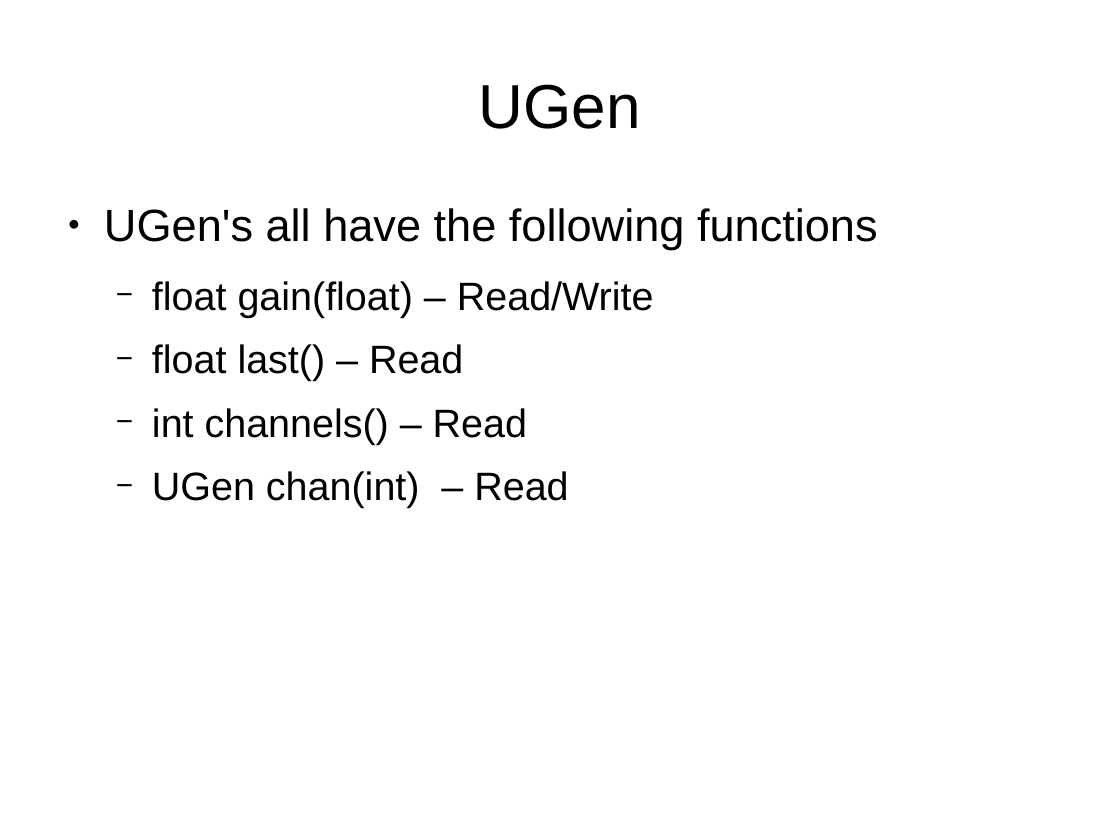
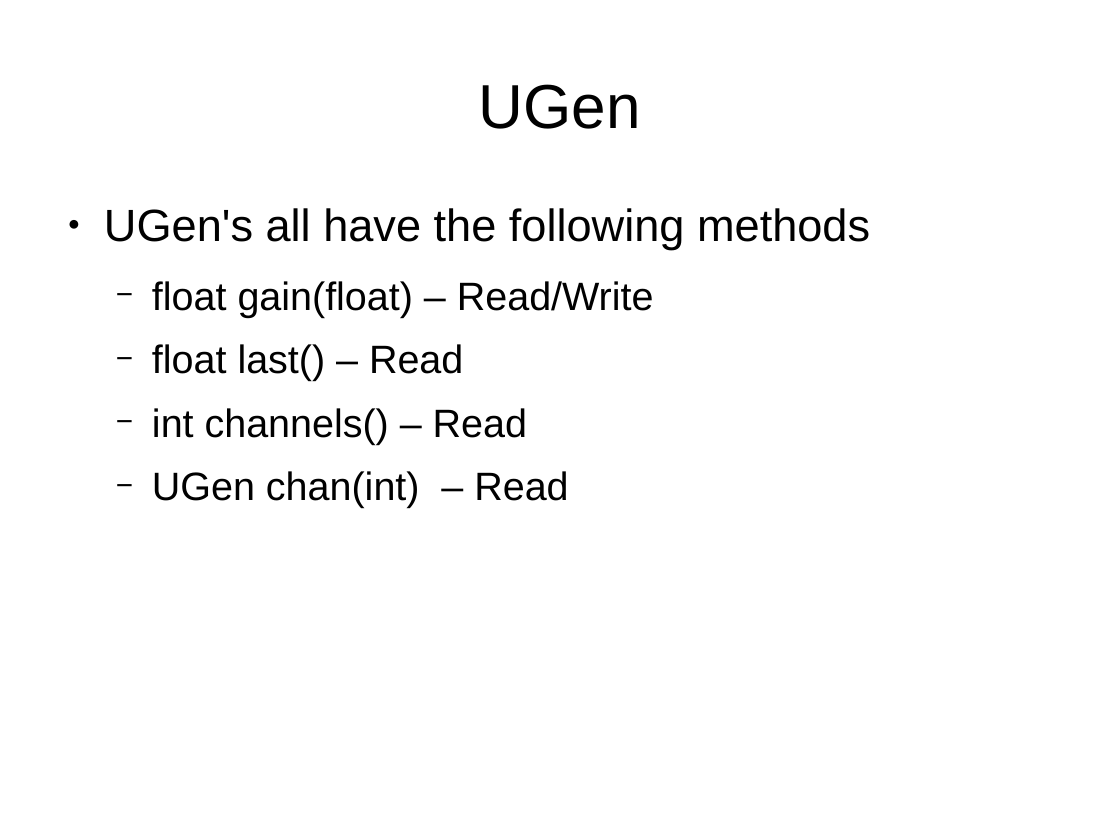
Before and after one commit to briansorahan/txlf-2013-chuck-talk, a slide deck: slide 43 of ChuckTalk.odp. Drawn at 1120x840 pixels with LibreOffice and Linux fonts; fonts in the diff are those of the drawing. Boxes give left, top, right and bottom in pixels: in the first picture for what was removed or moved away, otherwise in the second. Text is boxed around its words. In the diff, an @@ line names an element or a change of style, - is before the commit and + after.

```diff
--- a/ChuckTalk.odp
+++ b/ChuckTalk.odp
@@ text at box(104, 208, 870, 250): text changed @@
-● UGen's all have the following functions
+● UGen's all have the following methods
```
Also in this commit, not shown: 5 other slides changed, 1 other file.
